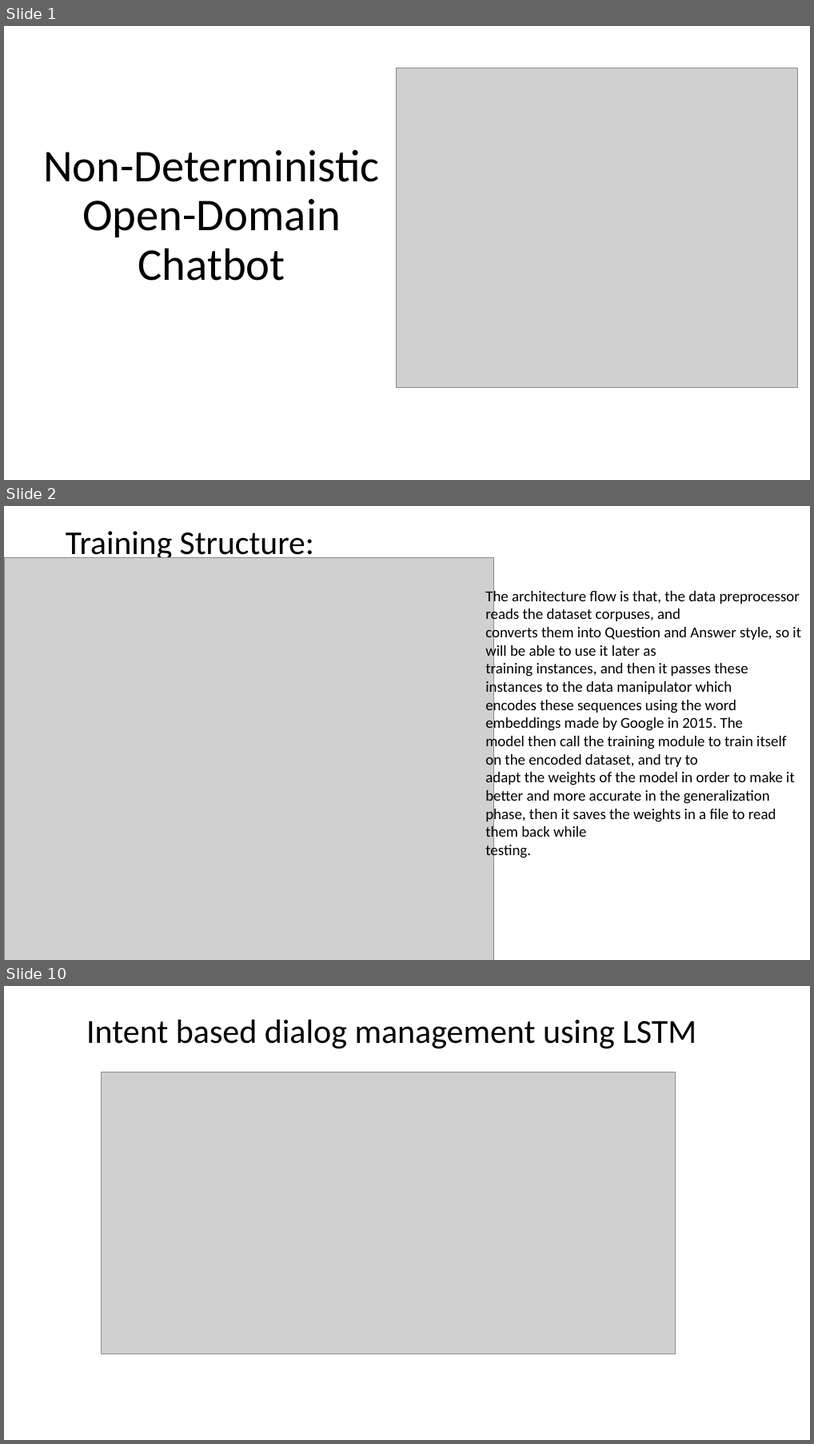
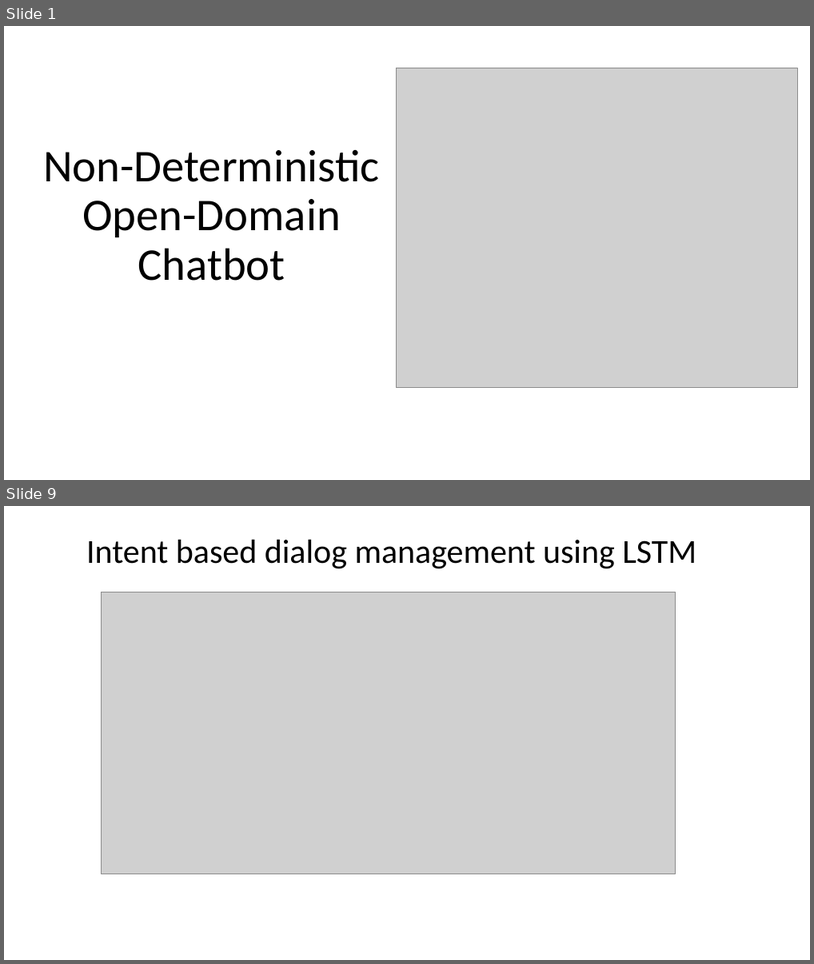
Before and after one commit to GPUPhobia/PaperReview, a slide deck: Proposal.pptx. Shown one above the other, each under a label of ours: slides 1, 2 and 10 before the commit, slides 1 and 9 after it; the slides between them are not shown. The pictures are 814x1444 and 814x964 pixels, drawn with LibreOffice and Linux fonts; fonts in the diff are those of the drawing; grey boxes stand for pictures. Boxes give left, top, right and bottom in pixels: in the first picture for what was removed or moved away, otherwise in the second. Text is boxed around its words. In the diff, an @@ line names an element or a change of style, - is before the commit and + after.

```diff
--- a/Proposal.pptx
+++ b/Proposal.pptx
@@ slide 2 removed at <box>4,506,810,960</box>, background #FFFFFF @@
@@ title removed at <box>66,531,314,563</box> @@
-Training Structure:
@@ picture removed at <box>4,558,494,960</box> @@
@@ text removed at <box>486,588,802,860</box> @@
-The architecture flow is that, the data preprocessor reads the dataset corpuses, and
-converts them into Question and Answer style, so it will be able to use it later as
-training instances, and then it passes these instances to the data manipulator which
-encodes these sequences using the word embeddings made by Google in 2015. The
-model then call the training module to train itself on the encoded dataset, and try to
-adapt the weights of the model in order to make it better and more accurate in the generalization phase, then it saves the weights in a file to read them back while
-testing.
@@ what was slide 10 is now slide 9 @@
```
Also in this commit, not shown: 2 slides changed, 7 slides added, 5 other slides removed.
